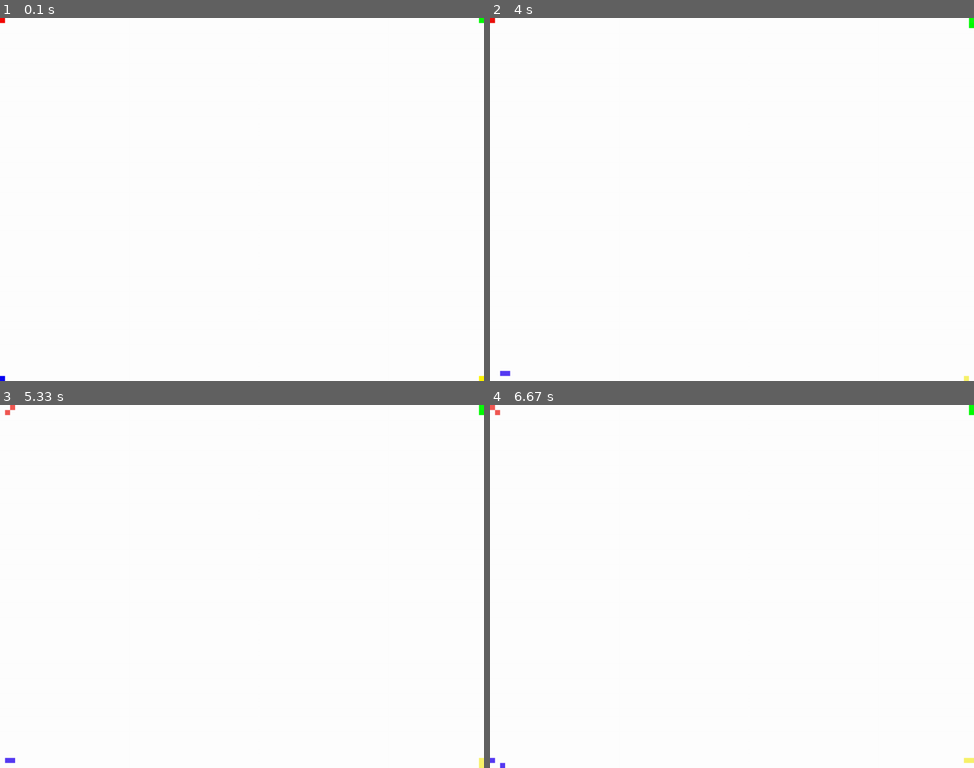
Above: before the commit, frames 1-4 (two rows, left to right).
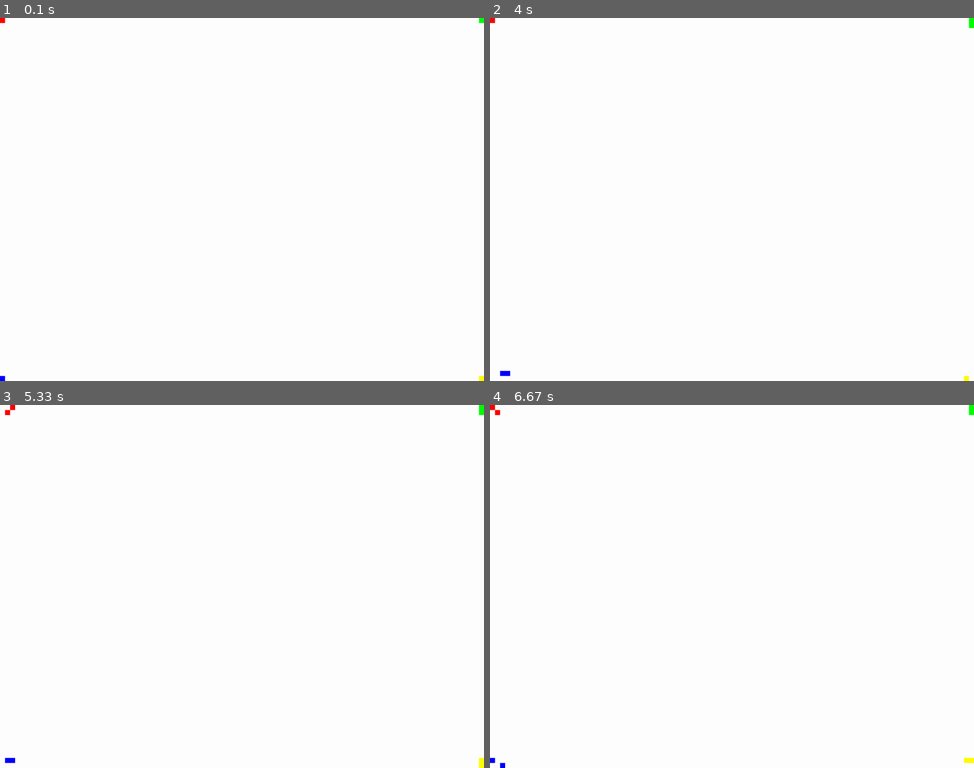
Above: after the commit, the same moments.

Repository: sbwhitt/pygame-life-simulation
Game: pygame game, started from main.py
The game is run twice, just before and just after one commit, with the same random seed, the same clock (stepped at 60 frames per second) and the same inputs.
Inputs:
- Up to frame 1 (0.1 s): no input
- Up to frame 2 (4 s): no input
- Up to frame 3 (5.33 s): no input
- Up to frame 4 (6.67 s): no input

The runs differ from the first frame. In frame 2, less than 0.1% of the frame differs, in the area x 2-99%, y 97-100%; in frame 3, less than 0.1%; in frame 4, less than 0.1%, in the area x 0-100%, y 0-100%.

Commit message:
color spread tweak

Diff:
--- a/app.py
+++ b/app.py
@@ -110,23 +110,24 @@
 
     def _spread_color(self, collisions):
         r, g, b = 0, 0, 0
-        highest_gen = 0
+        highest_off = 0
         mod = random.randint(1, 3)
         for e in collisions:
-            highest_gen = e.generation if e.generation > highest_gen else highest_gen
+            highest_off = e.amnt_offspring if e.amnt_offspring > highest_off else highest_off
             r += e.color.r
-            if r <= 100:
-                r = r+75 if mod == 1 else r+50
+            # if r <= 100:
+            #     r = r+75 if mod == 1 else r+50
             g += e.color.g
-            if g <= 100:
-                g = g+75 if mod == 2 else g+50
+            # if g <= 100:
+            #     g = g+75 if mod == 2 else g+50
             b += e.color.b
-            if b <= 100:
-                b = b+75 if mod == 3 else b+50
+            # if b <= 100:
+            #     b = b+75 if mod == 3 else b+50
         #print(str(int(r/len(collisions))) + " " + str(int(g/len(collisions))) + " " + str(int(b/len(collisions))))
         c = pygame.Color(int(r/len(collisions)), int(g/len(collisions)), int(b/len(collisions)))
         for e in collisions:
-            e.color = c
+            if e.amnt_offspring < highest_off:
+                e.color = c
 
     def _spread_disease(self, collisions):
         for e in collisions:
--- a/entity.py
+++ b/entity.py
@@ -15,7 +15,7 @@
         self.generation = 1
         self.diseased = False
         if len(args) == 3:
-            self.color = self._mutate_color(args[2])
+            self.color = args[2]
         else:
             self.color = pygame.Color(random.randint(10, 200), random.randint(10, 200), random.randint(10, 200))
 
@@ -38,7 +38,14 @@
         if r == 1 and not self.diseased:
             self.amnt_offspring += 1
             self.age_limit -= 1
-            e = Entity(self.rect.left, self.rect.top, self.color)
+            new_color = pygame.Color(0, 0, 0)
+            if random.randint(1, 50) == 1:
+                # chance to mutate into a new random color
+                new_color = pygame.Color(random.randint(10, 200), random.randint(10, 200), random.randint(10, 200))
+            else:
+                # inheriting and slightly mutating parent color
+                new_color = self._mutate_color(self.color)
+            e = Entity(self.rect.left, self.rect.top, new_color)
             e.diseased = (random.randint(1, 100) == 1)
             if e.diseased:
                 print("an entity of generation " + str(self.generation) + " has reproduced with disease")
